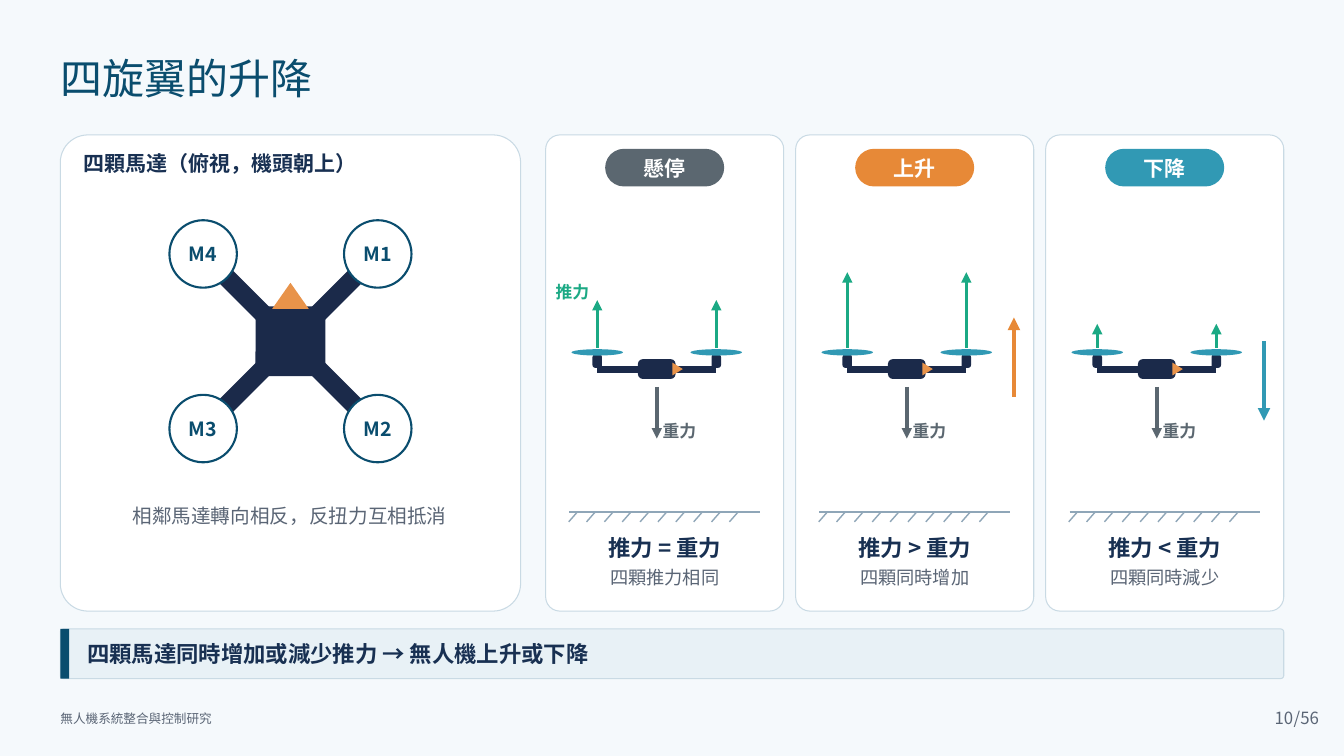
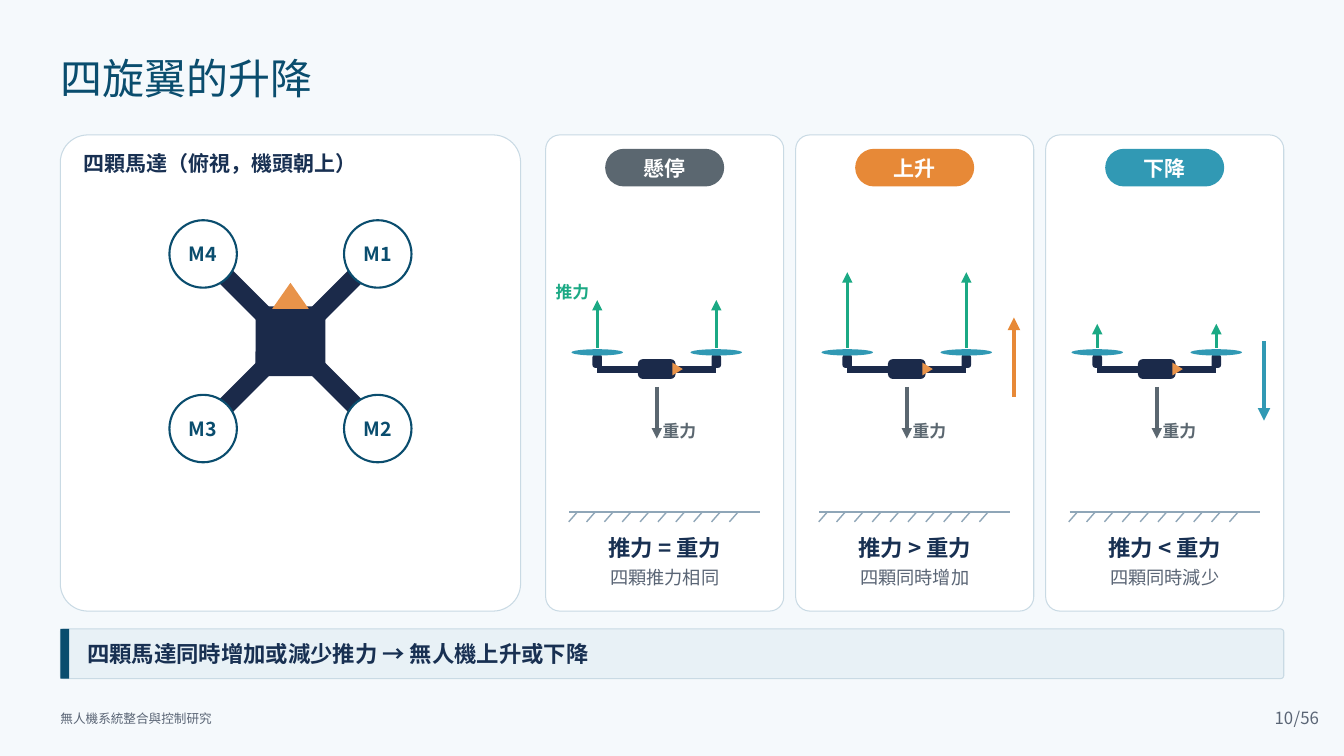
Before and after one commit to lingken1028/-, a slide deck: slide 10 of 無人機系統整合與控制研究_口試簡報 (2).pptx. Drawn at 1344x756 pixels with LibreOffice and Linux fonts; fonts in the diff are those of the drawing. Boxes give left, top, right and bottom in pixels: in the first picture for what was removed or moved away, otherwise in the second. Text is boxed around its words. In the diff, an @@ line names an element or a change of style, - is before the commit and + after.

```diff
--- a/無人機系統整合與控制研究_口試簡報 (2).pptx
+++ b/無人機系統整合與控制研究_口試簡報 (2).pptx
@@ text removed at [132, 506, 446, 525] @@
-相鄰馬達轉向相反，反扭力互相抵消
```
Also in this commit, not shown: 3 other slides changed.
